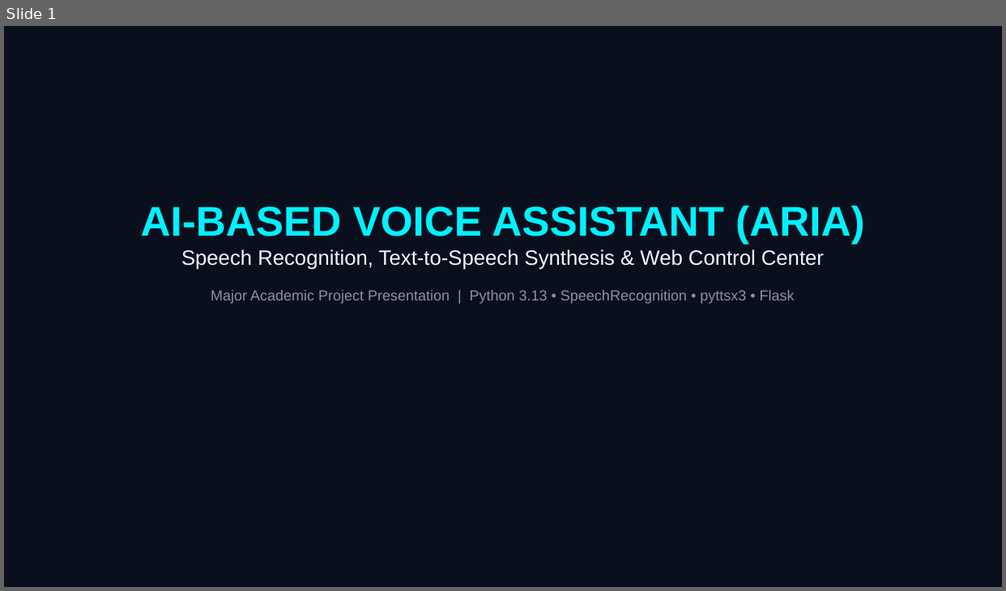
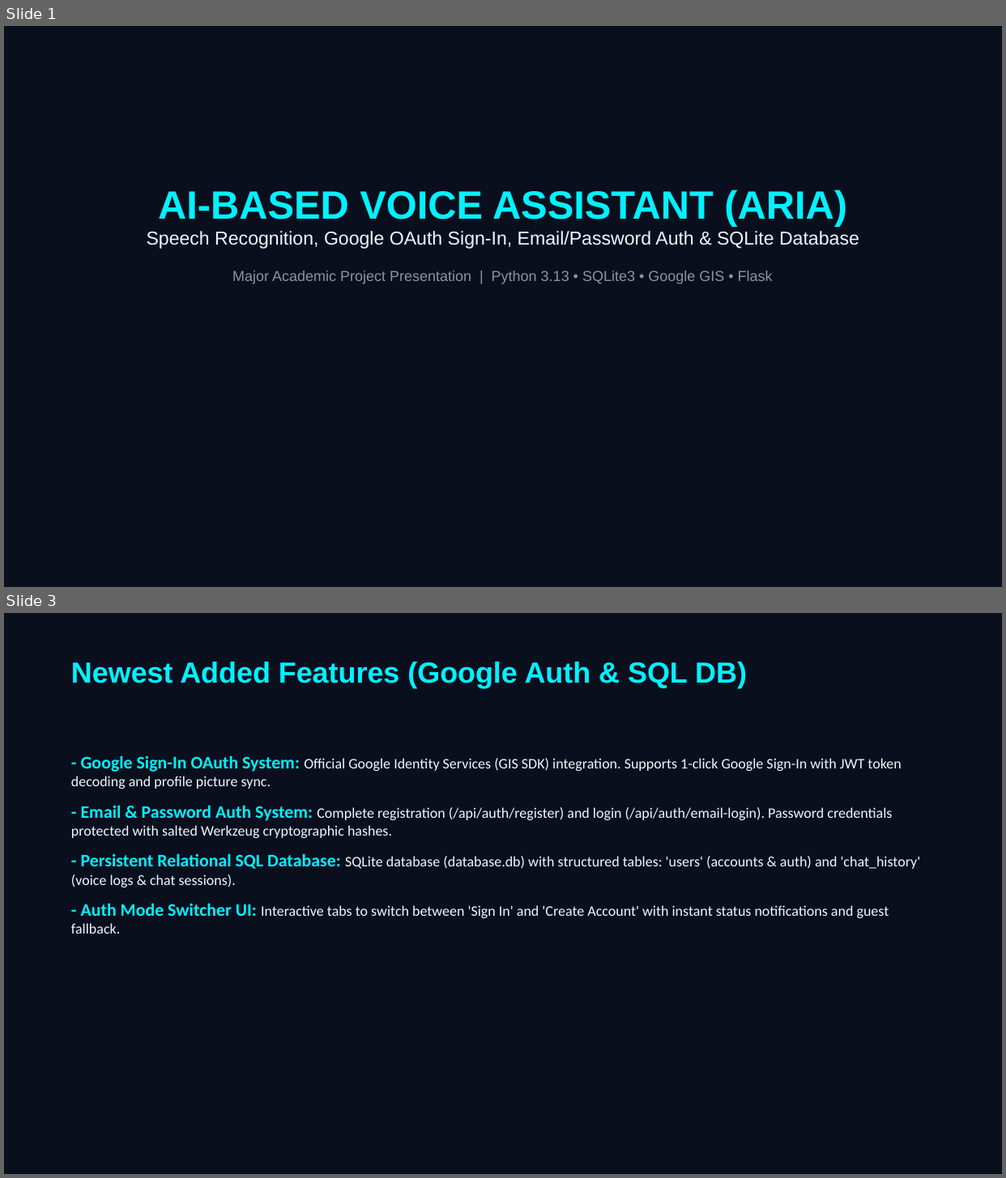
Before and after one commit to Vignesh170000/majorproject_vignesh, a slide deck: AI_Voice_Assistant_Presentation.pptx. Shown one above the other, each under a label of ours: slide 1 before the commit, slides 1 and 3 after it; the slides between them are not shown. The pictures are 1006x591 and 1006x1178 pixels, drawn with LibreOffice and Linux fonts; fonts in the diff are those of the drawing. Boxes give left, top, right and bottom in pixels: in the first picture for what was removed or moved away, otherwise in the second. Text is boxed around its words. In the diff, an @@ line names an element or a change of style, - is before the commit and + after.

```diff
--- a/AI_Voice_Assistant_Presentation.pptx
+++ b/AI_Voice_Assistant_Presentation.pptx
@@ slide 3 added at (4, 613, 1002, 1174), background #FFFFFF @@
@@ rectangle added at (4, 613, 1002, 1174), fill #0A0F1E @@
@@ text added at (71, 662, 747, 688), 28 pt, text #00F2FE, bold @@
+Newest Added Features (Google Auth & SQL DB)
@@ text added at (71, 756, 921, 934), 14 pt, text #F0F6FC @@
+- Google Sign-In OAuth System: Official Google Identity Services (GIS SDK) integration. Supports 1-click Google Sign-In with JWT token decoding and profile picture sync.
+- Email & Password Auth System: Complete registration (/api/auth/register) and login (/api/auth/email-login). Password credentials protected with salted Werkzeug cryptographic hashes.
+- Persistent Relational SQL Database: SQLite database (database.db) with structured tables: 'users' (accounts & auth) and 'chat_history' (voice logs & chat sessions).
+- Auth Mode Switcher UI: Interactive tabs to switch between 'Sign In' and 'Create Account' with instant status notifications and guest fallback.
@@ slide 1 changed as well @@
@@ text "AI-BASED VOICE ASSISTANT (ARIA)": place and size @@
-text "AI-BASED VOICE ASSISTANT (ARIA)" at (141, 205, 864, 304)
+text "AI-BASED VOICE ASSISTANT (ARIA)" at (147, 190, 859, 284)
@@ text at (158, 190, 847, 226): size 40 to 38 pt in "AI-BASED VOICE ASSISTANT (ARIA)" @@
@@ text at (147, 231, 859, 284): text changed; size 14 to 18 pt; text colour #8B949E to #F0F6FC @@
-Speech Recognition, Text-to-Speech Synthesis & Web Control Center
-Major Academic Project Presentation | Python 3.13 • SpeechRecognition • pyttsx3 • Flask
+Speech Recognition, Google OAuth Sign-In, Email/Password Auth & SQLite Database
+Major Academic Project Presentation | Python 3.13 • SQLite3 • Google GIS • Flask
```
Also in this commit, not shown: 4 other slides changed, 3 other slides added, 5 slides removed, 4 other files.
